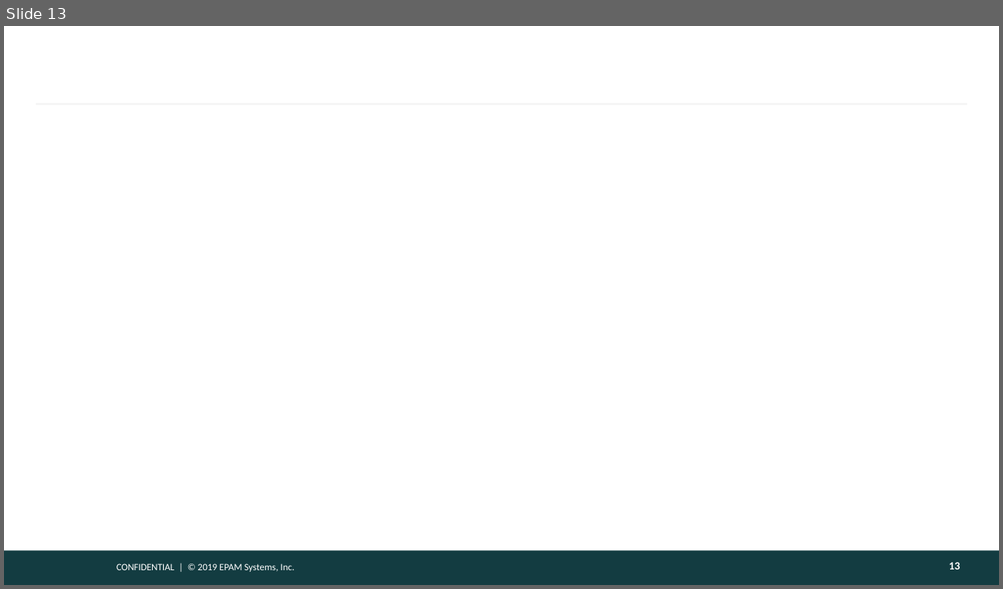
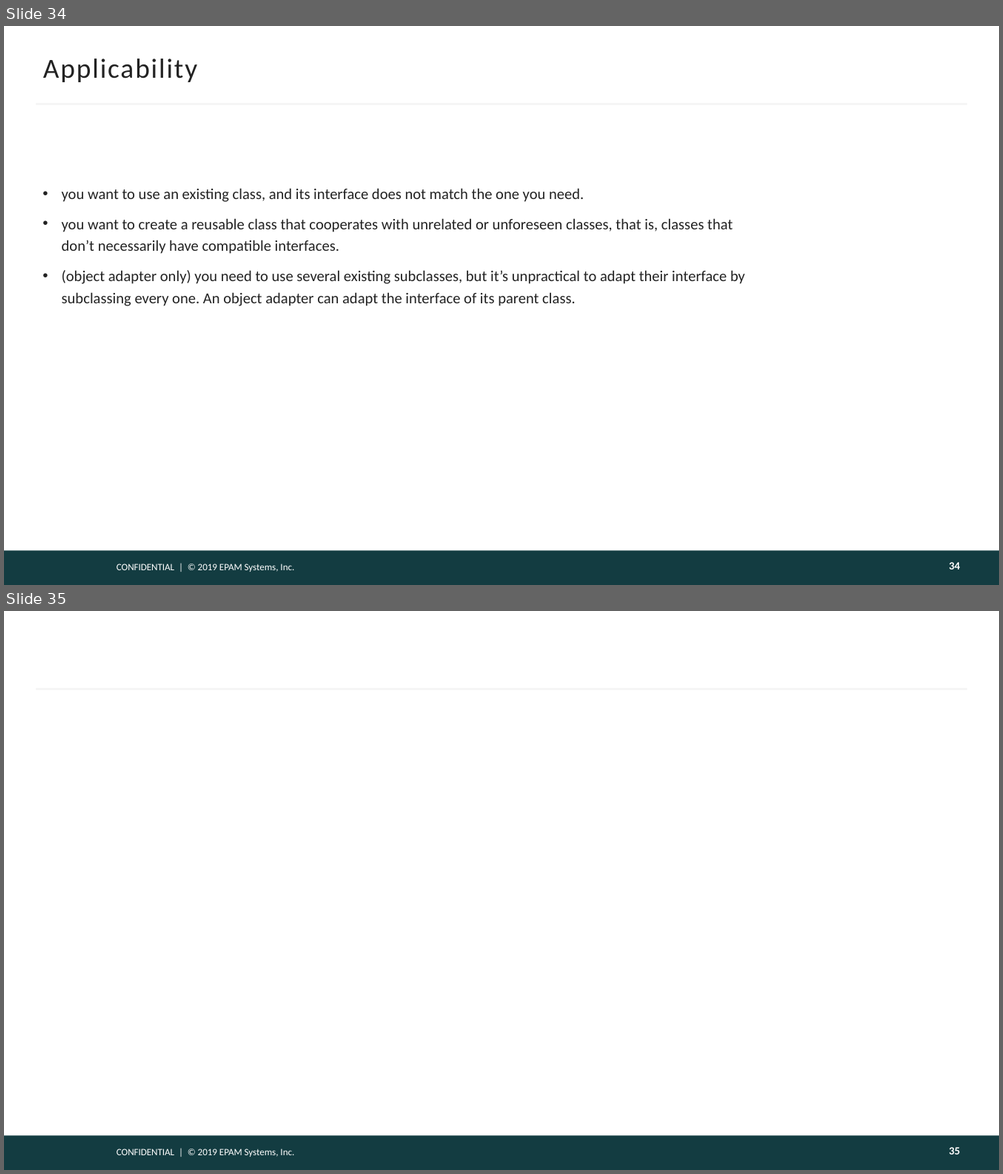
Before and after one commit to DenisPonizovkin/presentations, a slide deck: DesignPatterns.pptx. Shown one above the other, each under a label of ours: slide 13 before the commit, slides 34 and 35 after it. The pictures are 1003x589 and 1003x1174 pixels, drawn with LibreOffice and Linux fonts; fonts in the diff are those of the drawing; background and template pictures are left out. Boxes give left, top, right and bottom in pixels: in the first picture for what was removed or moved away, otherwise in the second. Text is boxed around its words. In the diff, an @@ line names an element or a change of style, - is before the commit and + after.

Commit message:
uml, facade, adapter

```diff
--- a/DesignPatterns.pptx
+++ b/DesignPatterns.pptx
@@ slide 34 added at [4, 26, 999, 585], background #FFFFFF; not listed: 3 template elements that a slide beside it also shows @@
@@ title added at [43, 59, 197, 82], 20 pt, text #222222 @@
+Applicability
@@ text added at [62, 188, 745, 306], 11 pt, text #222222 @@
+• you want to use an existing class, and its interface does not match the one you need.
+• you want to create a reusable class that cooperates with unrelated or unforeseen classes, that is, classes that don’t necessarily have compatible interfaces.
+• (object adapter only) you need to use several existing subclasses, but it’s unpractical to adapt their interface by subclassing every one. An object adapter can adapt the interface of its parent class.
@@ page number added at [948, 562, 959, 570], 8 pt, text #FEFEFE, bold @@
+34
@@ what was slide 13 is now slide 35 @@
@@ page number at [948, 1147, 959, 1155]: text changed @@
-13
+35
```
Also in this commit, not shown: 3 slides changed, 21 other slides added.
